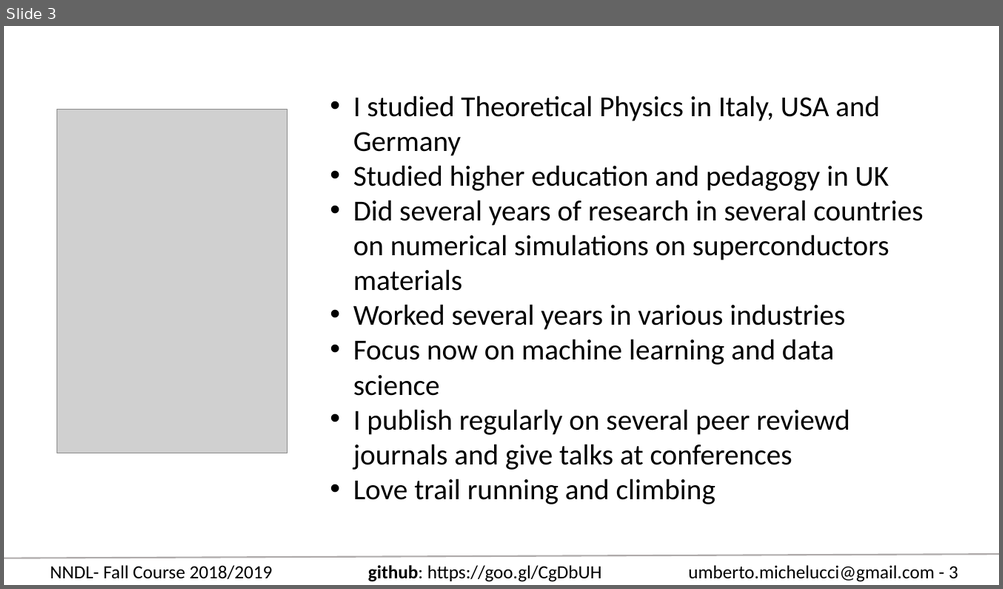
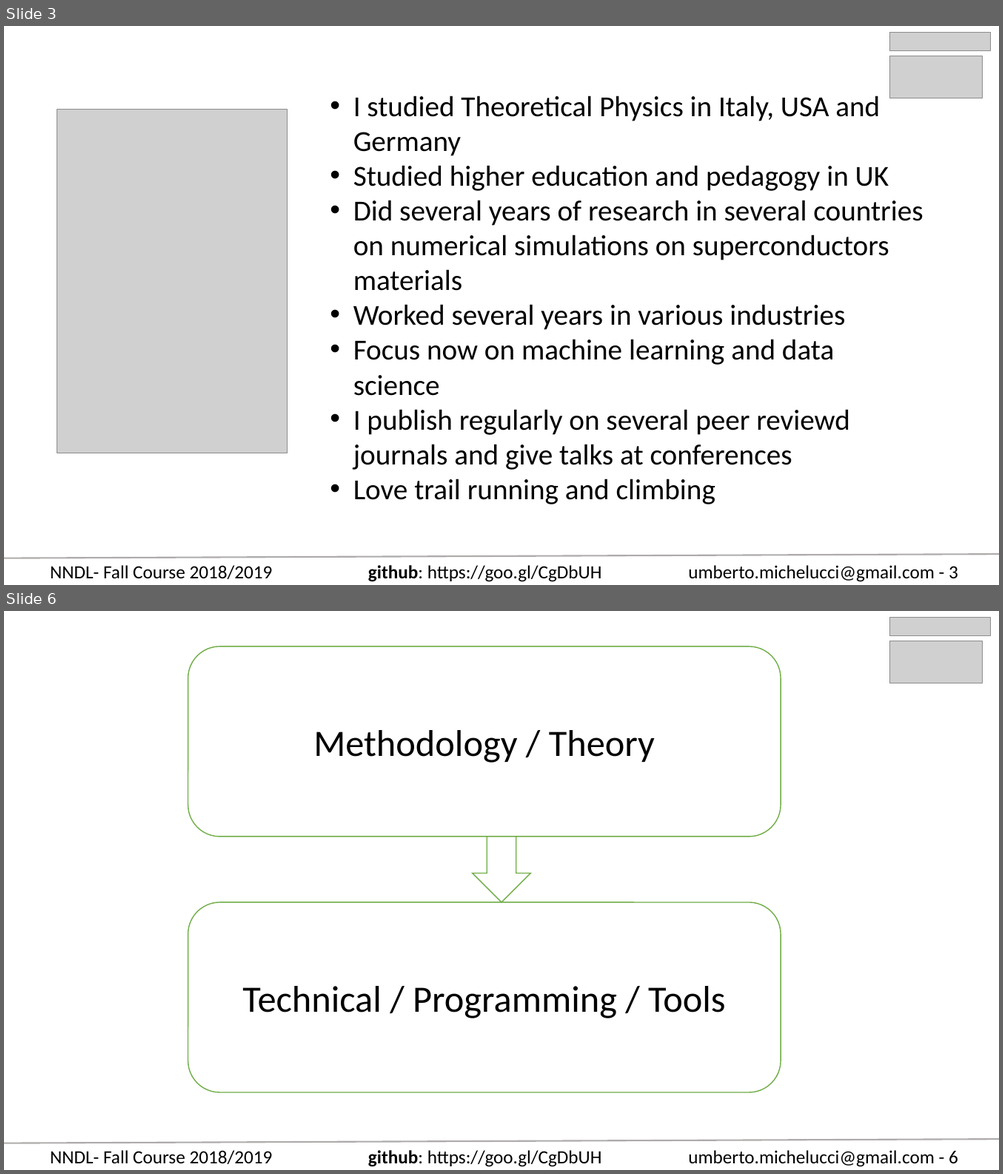
Before and after one commit to toelt-llc/COURSE-zhaw-dlcourse-spring2019, a slide deck: NNDL - Fall 18 Week 1 - Administration and basics.pptx. Shown one above the other, each under a label of ours: slide 3 before the commit, slides 3 and 6 after it; the slides between them are not shown. The pictures are 1003x589 and 1003x1174 pixels, drawn with LibreOffice and Linux fonts; fonts in the diff are those of the drawing; grey boxes stand for pictures. Boxes give left, top, right and bottom in pixels: in the first picture for what was removed or moved away, otherwise in the second. Text is boxed around its words. In the diff, an @@ line names an element or a change of style, - is before the commit and + after.

```diff
--- a/NNDL - Fall 18 Week 1 - Administration and basics.pptx
+++ b/NNDL - Fall 18 Week 1 - Administration and basics.pptx
@@ slide 6 added at [4,611,999,1170], background #FFFFFF; not listed: 4 template elements that a slide beside it also shows @@
@@ picture added at [890,617,990,635] @@
@@ rounded rectangle added at [188,646,781,836], fill #FFFFFF, outline #70AD47 1 pt, 36 pt, text #000000 @@
+Methodology / Theory
@@ picture added at [890,641,982,683] @@
@@ down arrow added at [472,836,531,902], fill #FFFFFF, outline #70AD47 1 pt @@
@@ rounded rectangle added at [188,903,781,1093], fill #FFFFFF, outline #70AD47 1 pt, 36 pt, text #000000 @@
+Technical / Programming / Tools
@@ slide 3 changed as well @@
@@ picture added at [890,32,990,50] @@
@@ picture added at [890,56,982,98] @@
```
Also in this commit, not shown: 12 other slides changed, 1 other slide added, 2 slides removed.
